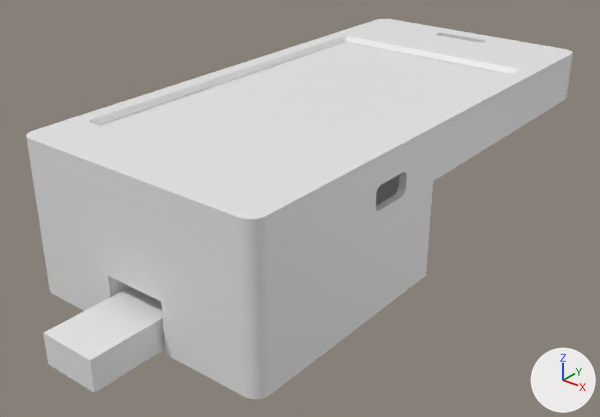
A saved change to the Blender file projects/prototypes/SubverseReader_REV1/enclosure/SR-16N/SR-16N.blend.
Before and after are seen from a camera (50 mm lens) standing at (100.8, -139.3, 55.7) and looking at (-0.4, -12.7, -22.8). Arrows for +X, +Y and +Z are at lower right; the lights stay in place. The picture after the commit comes second.

In view in the first picture: 'SR-16N-back', 'SR-16N-front', 'ref-glass', 'ref-usb-plug'.
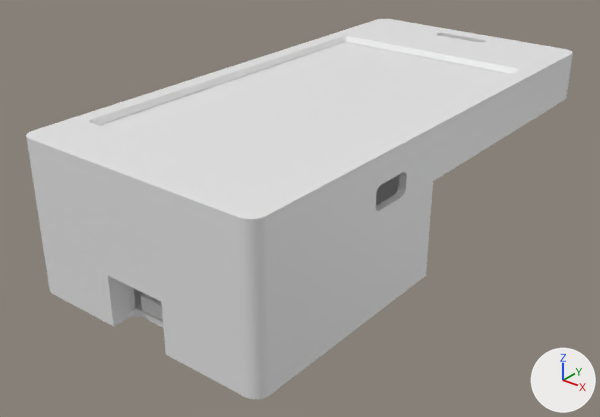
Boxes [x1, y1, x2, y2] around the edits, measured in the pictures (600 x 417 px):
'ref-usb-plug', hidden: before [43, 287, 165, 393]

Diff of the bpy script that builds the scene:
```diff
--- a/projects/prototypes/SubverseReader_REV1/enclosure/SR-16N/SR-16N.blend.py
+++ b/projects/prototypes/SubverseReader_REV1/enclosure/SR-16N/SR-16N.blend.py
@@ ob_ref_usb_plug @@
 ob_ref_usb_plug.location = (0.0, 0.0, 0.0)
+ob_ref_usb_plug.hide_viewport = True
```
